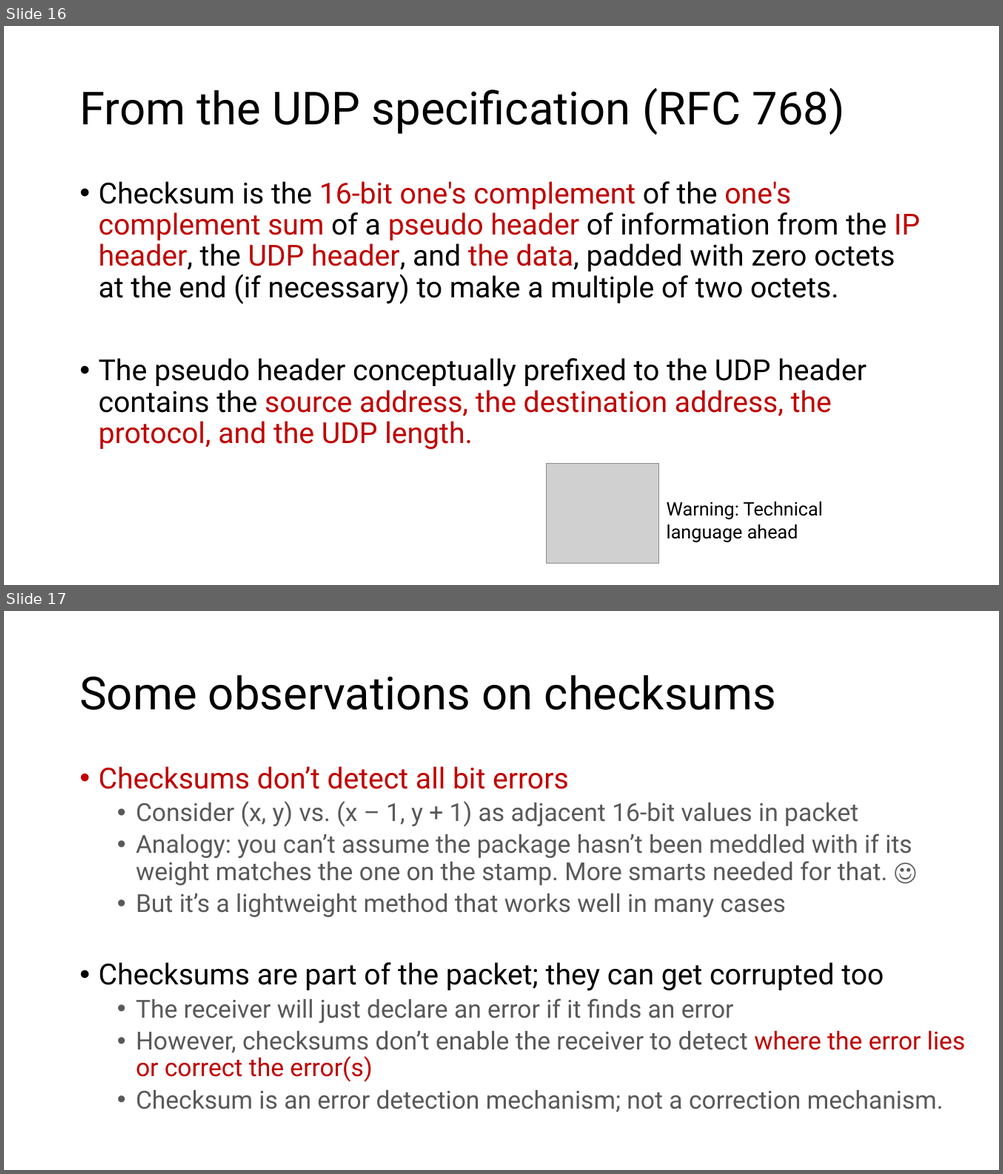
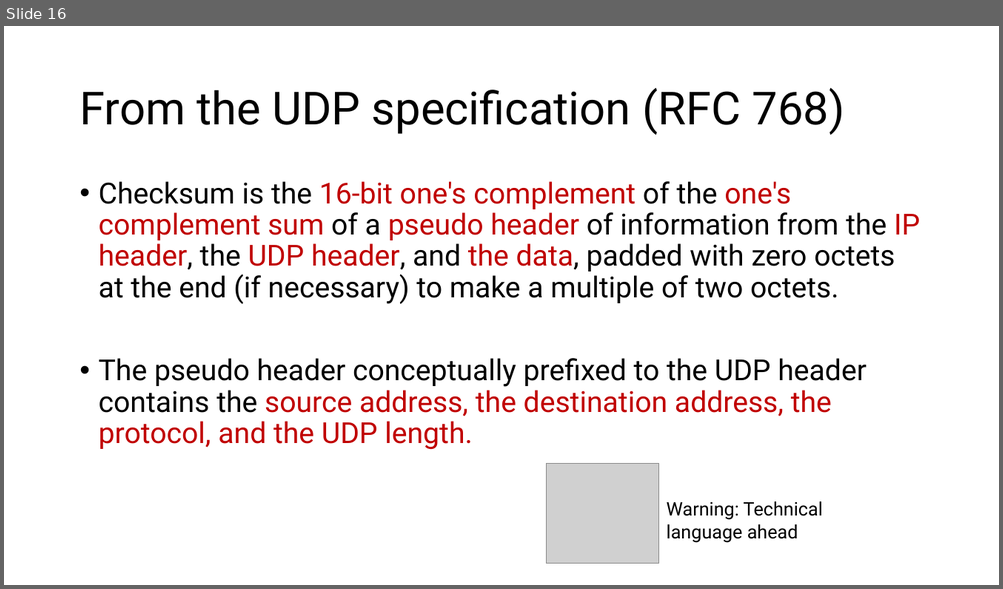
Before and after one commit to ngsrinivas/coursegen, a slide deck: ex/352-F24/staging/352-F24/lectures/12-tp-error-detection.pptx. Shown one above the other, each under a label of ours: slides 16 and 17 before the commit, slide 16 after it. The pictures are 1003x1174 and 1003x589 pixels, drawn with LibreOffice and Linux fonts; fonts in the diff are those of the drawing; grey boxes stand for pictures. Boxes give left, top, right and bottom in pixels: in the first picture for what was removed or moved away, otherwise in the second. Text is boxed around its words. In the diff, an @@ line names an element or a change of style, - is before the commit and + after.

```diff
--- a/ex/352-F24/staging/352-F24/lectures/12-tp-error-detection.pptx
+++ b/ex/352-F24/staging/352-F24/lectures/12-tp-error-detection.pptx
@@ slide 17 removed at [4,611,999,1170], background #FFFFFF @@
@@ title removed at [79,675,777,710] @@
-Some observations on checksums
@@ text removed at [99,766,965,1113] @@
-• Checksums don’t detect all bit errors
-  • Consider (x, y) vs. (x – 1, y + 1) as adjacent 16-bit values in packet
-  • Analogy: you can’t assume the package hasn’t been meddled with if its weight matches the one on the stamp. More smarts needed for that. ☺
-  • But it’s a lightweight method that works well in many cases
-• Checksums are part of the packet; they can get corrupted too
-  • The receiver will just declare an error if it finds an error
-  • However, checksums don’t enable the receiver to detect where the error lies or correct the error(s)
-  • Checksum is an error detection mechanism; not a correction mechanism.
```
Also in this commit, not shown: 16 other slides removed, 4 other files.
